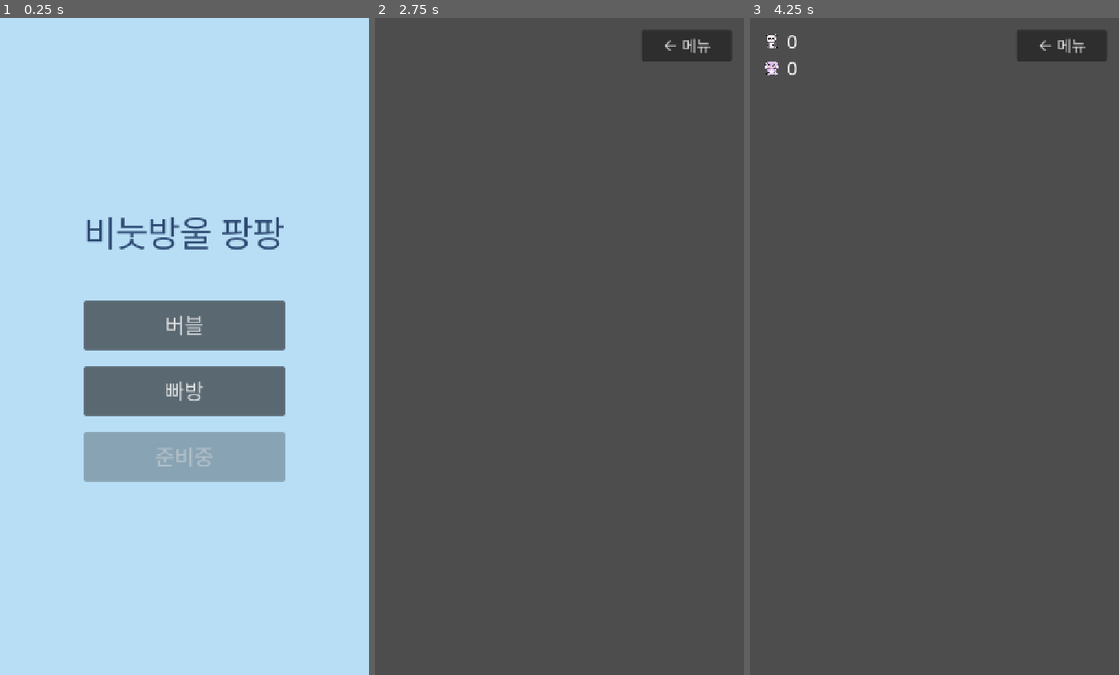
Above: before the commit, frames 1-3 (left to right).
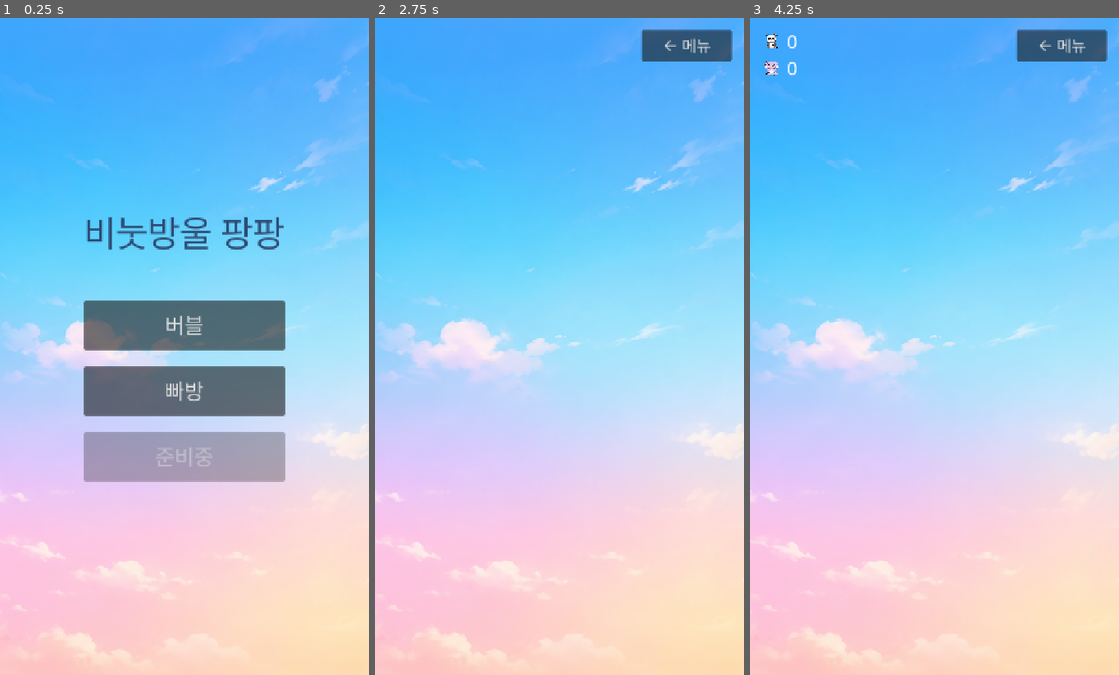
Above: after the commit, the same moments.

Repository: ohsolee/bubblePopPop
Game: Godot game, scene res://scenes/MainMenu.tscn
Same seed, same stepped clock (60 frames per second), same inputs: the game is played once before the commit and once after it. Sound files missing from this copy of the repository are replaced by a short silence.
Inputs:
- Up to frame 1 (0.25 s): no input
- Up to frame 2 (2.75 s): click "버블" at 0.5 s; click "← 메뉴" at 1.25 s; click "빠방" at 2 s
- Up to frame 3 (4.25 s): click "← 메뉴" at 2.75 s; click "버블" at 3.5 s

The runs differ from the first frame. In frame 1, 81% of the frame differs, in the area x 0-100%, y 0-100%; in frame 2, 100%; in frame 3, 100%.

Commit message:
Add background image and update vehicle/character sprites
Co-Authored-By: Claude Sonnet 5 <noreply@anthropic.com>

Diff:
--- a/scenes/Bbang.tscn
+++ b/scenes/Bbang.tscn
@@ -1,12 +1,15 @@
-[gd_scene load_steps=2 format=3]
+[gd_scene load_steps=3 format=3]
 
 [ext_resource type="Script" path="res://scripts/bbang.gd" id="1_bbang"]
+[ext_resource type="Texture2D" uid="uid://chjw1oc7crixa" path="res://assets/sprites/img_BG_01.png" id="2_bg_tex"]
 
 [node name="Bbang" type="Node2D"]
 script = ExtResource("1_bbang")
 
 [node name="Background" type="Sprite2D" parent="."]
 position = Vector2(360, 640)
+scale = Vector2(0.680127, 0.680127)
+texture = ExtResource("2_bg_tex")
 
 [node name="VehicleContainer" type="Node2D" parent="."]
 
--- a/scenes/Main.tscn
+++ b/scenes/Main.tscn
@@ -1,14 +1,17 @@
-[gd_scene load_steps=4 format=3]
+[gd_scene load_steps=5 format=3]
 
 [ext_resource type="Script" path="res://scripts/main.gd" id="1_main"]
 [ext_resource type="Texture2D" uid="uid://bxuom7kgms33q" path="res://assets/sprites/spr_rui_idle.png" id="2_rui_tex"]
 [ext_resource type="Texture2D" uid="uid://cjb03h4mauqas" path="res://assets/sprites/spr_toto_idle.png" id="3_toto_tex"]
+[ext_resource type="Texture2D" uid="uid://chjw1oc7crixa" path="res://assets/sprites/img_BG_01.png" id="4_bg_tex"]
 
 [node name="Main" type="Node2D"]
 script = ExtResource("1_main")
 
 [node name="Background" type="Sprite2D" parent="."]
 position = Vector2(360, 640)
+scale = Vector2(0.680127, 0.680127)
+texture = ExtResource("4_bg_tex")
 
 [node name="BubbleContainer" type="Node2D" parent="."]
 
--- a/scenes/MainMenu.tscn
+++ b/scenes/MainMenu.tscn
@@ -1,6 +1,7 @@
-[gd_scene load_steps=2 format=3]
+[gd_scene load_steps=3 format=3]
 
 [ext_resource type="Script" path="res://scripts/main_menu.gd" id="1_menu"]
+[ext_resource type="Texture2D" uid="uid://chjw1oc7crixa" path="res://assets/sprites/img_BG_01.png" id="2_bg_tex"]
 
 [node name="MainMenu" type="Control"]
 layout_mode = 3
@@ -13,14 +14,17 @@
 
 [node name="SelectSound" type="AudioStreamPlayer" parent="."]
 
-[node name="Background" type="ColorRect" parent="."]
+[node name="Background" type="TextureRect" parent="."]
+clip_contents = true
 layout_mode = 1
 anchors_preset = 15
 anchor_right = 1.0
 anchor_bottom = 1.0
 grow_horizontal = 2
 grow_vertical = 2
-color = Color(0.72, 0.87, 0.96, 1)
+texture = ExtResource("2_bg_tex")
+expand_mode = 1
+stretch_mode = 6
 
 [node name="CenterContainer" type="CenterContainer" parent="."]
 layout_mode = 1
Binary file added: assets/sprites/img_BG_01.png
Not shown, added: assets/sprites/img_BG_01.png.import
Binary file changed: assets/sprites/spr_ambulance.png
Binary file changed: assets/sprites/spr_bulldozer.png
Binary file changed: assets/sprites/spr_citu.png
Binary file changed: assets/sprites/spr_gani.png
Binary file changed: assets/sprites/spr_lani.png
Binary file changed: assets/sprites/spr_police_car.png
Binary file changed: assets/sprites/spr_rogi.png
Binary file changed: assets/sprites/spr_tayo.png
Binary file changed: assets/sprites/spr_toto_idle.png
Binary file changed: assets/sprites/spr_truck.png
